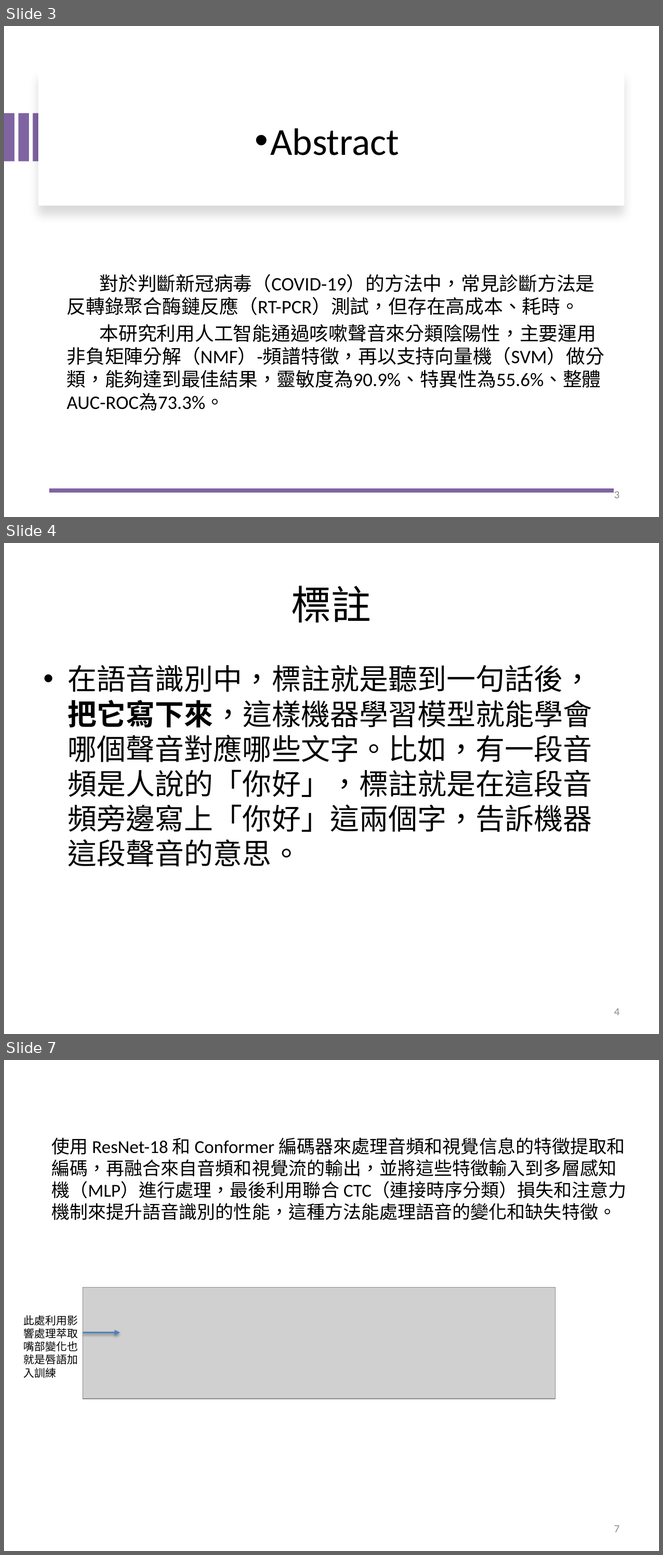
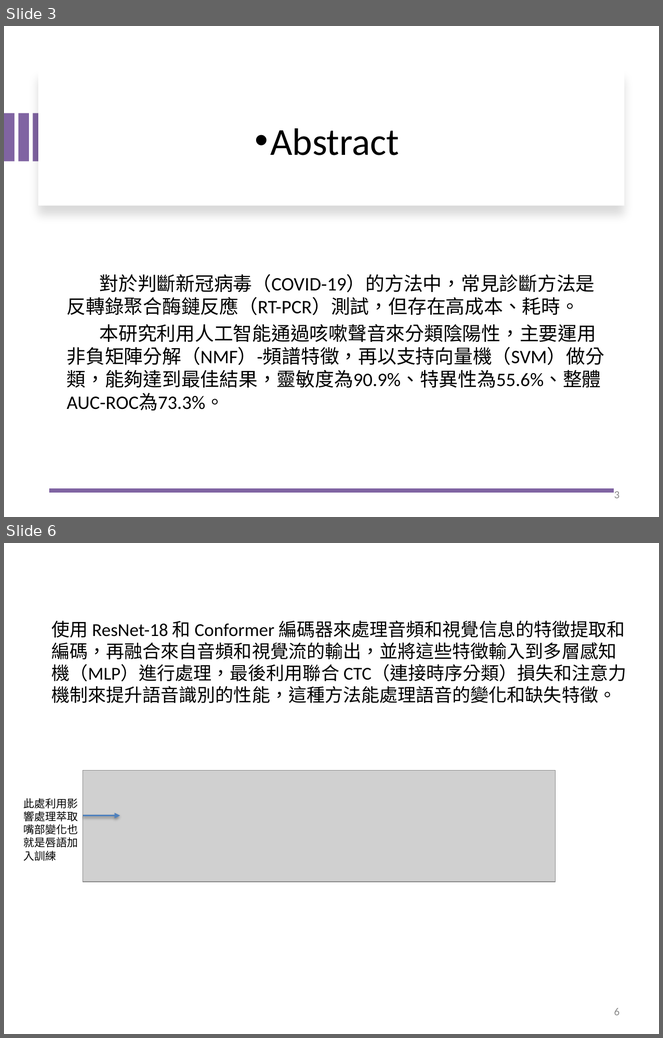
Before and after one commit to jasonfghx/lilicoco, a slide deck: 大學生/6哥FINAL1006.pptx. Shown one above the other, each under a label of ours: slides 3, 4 and 7 before the commit, slides 3 and 6 after it; the slides between them are not shown. The pictures are 663x1555 and 663x1038 pixels, drawn with LibreOffice and Linux fonts; fonts in the diff are those of the drawing; grey boxes stand for pictures. Boxes give left, top, right and bottom in pixels: in the first picture for what was removed or moved away, otherwise in the second. Text is boxed around its words. In the diff, an @@ line names an element or a change of style, - is before the commit and + after.

```diff
--- a/大學生/6哥FINAL1006.pptx
+++ b/大學生/6哥FINAL1006.pptx
@@ slide 4 removed at <box>4,543,659,1034</box>, background #FFFFFF @@
@@ title removed at <box>292,586,372,623</box> @@
-標註
@@ text removed at <box>68,665,593,867</box> @@
-• 在語音識別中，標註就是聽到一句話後，把它寫下來，這樣機器學習模型就能學會哪個聲音對應哪些文字。比如，有一段音頻是人說的「你好」，標註就是在這段音頻旁邊寫上「你好」這兩個字，告訴機器這段聲音的意思。
@@ page number removed at <box>614,1008,620,1016</box> @@
-4
@@ what was slide 7 is now slide 6 @@
@@ page number at <box>614,1008,620,1016</box>: text changed @@
-7
+6
```
Also in this commit, not shown: 2 slides changed, 1 slide added, 1 other slide removed.
